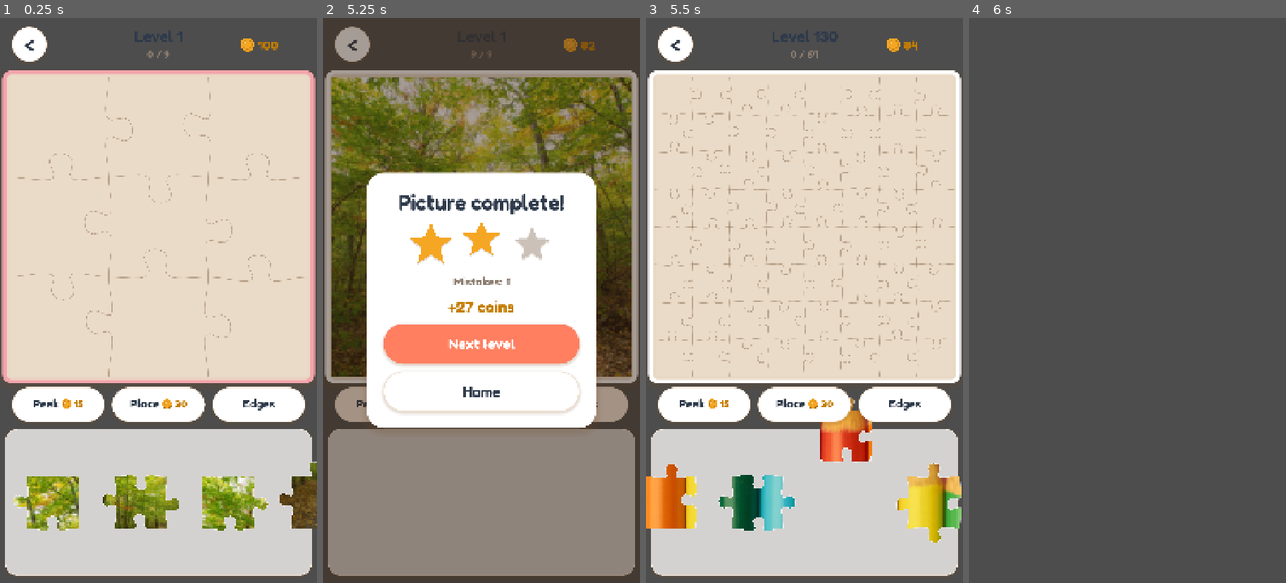
Above: before the commit, frames 1-4 (left to right).
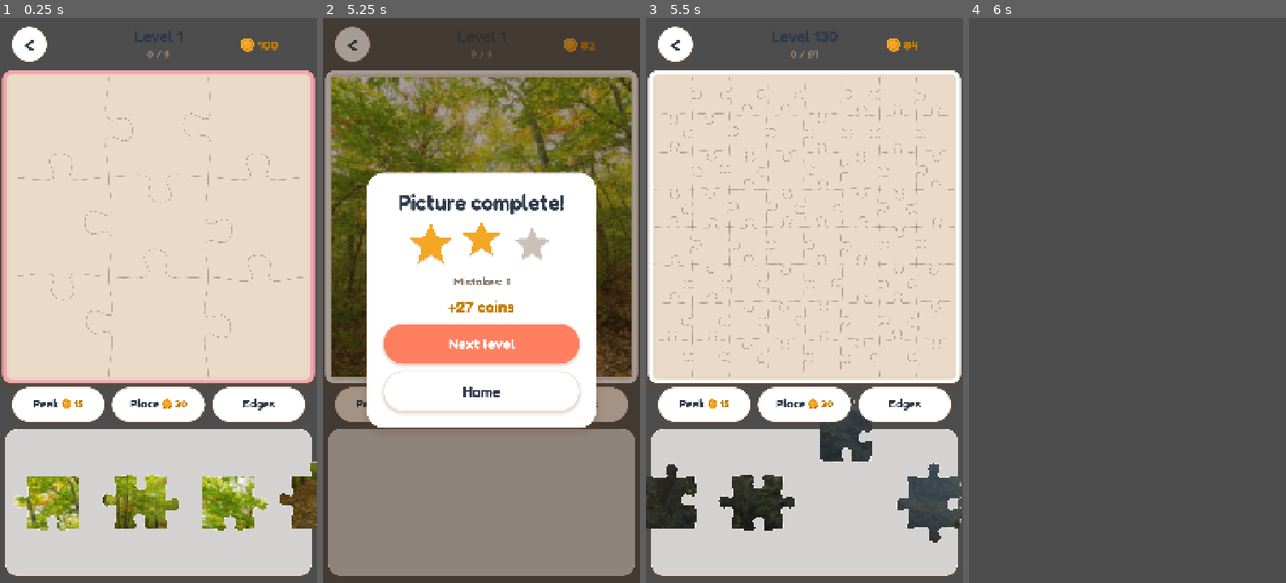
Above: after the commit, the same moments.

Repository: abdelrhmn-ismail/Jigwave-Game
Game: Godot game, scene res://tests/smoke_test.tscn
The game is run twice, just before and just after one commit, with the same random seed, the same clock (stepped at 60 frames per second) and the same inputs. This scene is started directly instead of the project's main scene.
Inputs (mouse positions are in pixels of both pictures, inside the frame that each line leads up to):
- Up to frame 1 (0.25 s): no input
- Up to frame 2 (5.25 s): click "<" at 0.5 s; click (380, 402) at 1.27 s; click (481, 402) at 2.02 s; click (582, 402) at 2.77 s; click "<" at 3.5 s; click "<" at 4.25 s; click "Next level" at 5 s
- Up to frame 3 (5.5 s): no input
- Up to frame 4 (6 s): click (1127, 402) at 5.77 s

Frames 1-2 are identical in both runs. In frame 3, 5.7% of the frame differs, in the area x 0-100%, y 67-93%; in frame 4, nothing differs.

Commit message:
Google Play kit: listing, screenshots, privacy policy; Arabic text fixes
- store/: listing texts in English and Arabic, Play Console answers
  (no ads, no data, content rating, target audience) and release steps,
  512 full-square icon, 1024x500 feature graphic and seven 1080x1920
  screenshots. store/ is ignored by Godot and excluded from exports.
- PRIVACY.md: no data collected, on-device saves only, vibration only.
- --shot-size=WxH renders exact-size screenshots in an off-screen
  SubViewport (the window can't be 1920 px tall on this monitor).
- Labels and buttons pick their direction from their own text, so Arabic
  reads right even on LTR-pinned screens; the piece counter stays '8 / 16'.
- Removed two pictures (a still life with a dead bird, a shop sign).

Co-Authored-By: Claude Opus 5.5 <noreply@anthropic.com>

Diff:
--- a/assets/puzzles/catalog.json
+++ b/assets/puzzles/catalog.json
@@ -539,17 +539,6 @@
   "openverse_id": "e9ffd26c-2dc5-4d34-9034-0220e62b9cac"
  },
  {
-  "id": "art_008",
-  "category": "art",
-  "file": "res://assets/puzzles/art/art_008.jpg",
-  "thumb": "res://assets/puzzles/thumbs/art_008.jpg",
-  "title": "File:Still-life by José Agustín Arrieta, San Diego Museum of Art.JPG",
-  "creator": "Wmpearl",
-  "license": "cc0",
-  "landing_url": "https://commons.wikimedia.org/w/index.php?curid=19700610",
-  "openverse_id": "31217dea-cebf-4bbd-8617-1ca55e633485"
- },
- {
   "id": "art_009",
   "category": "art",
   "file": "res://assets/puzzles/art/art_009.jpg",
@@ -726,17 +715,6 @@
   "openverse_id": "ec15af2b-6308-4fc1-aa6f-01b860822b58"
  },
  {
-  "id": "food_014",
-  "category": "food",
-  "file": "res://assets/puzzles/food/food_014.jpg",
-  "thumb": "res://assets/puzzles/thumbs/food_014.jpg",
-  "title": "Spice market in Marrakech (Morocco)",
-  "creator": "Reyes Martínez",
-  "license": "cc0",
-  "landing_url": "https://wordpress.org/photos/photo/7462250872/",
-  "openverse_id": "67f379b4-5484-4e0e-aa3e-f1db488ce75c"
- },
- {
   "id": "food_015",
   "category": "food",
   "file": "res://assets/puzzles/food/food_015.jpg",
--- a/scenes/main.gd
+++ b/scenes/main.gd
@@ -7,10 +7,15 @@
 ##   --screen=home|gallery|puzzle|puzzle-half|complete
 ##   --level=<n>       level to open with --screen=puzzle*
 ##   --lang=<code>     preview a language without saving it
-##   --shot=<file>     save a screenshot after ~1.5 s, then quit
+##   --shot=<file>     save a screenshot after ~2.6 s, then quit
+##   --shot-size=WxH   render the shot at this size (e.g. 1080x1920 for
+##                     Google Play) even if the window can't be that big
 
 var current: Node
 var ui_layer: CanvasLayer
+## Where the background and screens live: this node, or an off-screen
+## SubViewport when --shot-size asks for an exact screenshot size.
+var host: Node
 
 
 ## Static background behind every screen (drawn once): warm cream paper
@@ -41,9 +46,18 @@
 
 
 func _ready() -> void:
-	add_child(Background.new())
+	host = self
+	for arg in OS.get_cmdline_user_args():
+		if arg.begins_with("--shot-size="):
+			var wh := arg.trim_prefix("--shot-size=").split("x")
+			var vp := SubViewport.new()
+			vp.size = Vector2i(int(wh[0]), int(wh[1]))
+			vp.render_target_update_mode = SubViewport.UPDATE_ALWAYS
+			add_child(vp)
+			host = vp
+	host.add_child(Background.new())
 	ui_layer = CanvasLayer.new()
-	add_child(ui_layer)
+	host.add_child(ui_layer)
 	Lang.language_changed.connect(_on_language_changed)
 
 	var screen := ""
@@ -75,13 +89,15 @@
 		_:
 			show_home()
 	if shot != "":
-		_take_screenshot(shot)
+		# The "complete" preview needs time for its stars to finish.
+		_take_screenshot(shot, 4.0 if screen == "complete" else 2.6)
 
 
-func _take_screenshot(path: String) -> void:
-	await get_tree().create_timer(2.6).timeout
+func _take_screenshot(path: String, delay: float) -> void:
+	await get_tree().create_timer(delay).timeout
 	await RenderingServer.frame_post_draw
-	get_viewport().get_texture().get_image().save_png(path)
+	var vp: Viewport = host if host is Viewport else get_viewport()
+	vp.get_texture().get_image().save_png(path)
 	print("screenshot saved: ", path)
 	get_tree().quit()
 
@@ -150,7 +166,7 @@
 	if screen is Control:
 		ui_layer.add_child(screen)
 	else:
-		add_child(screen)
+		host.add_child(screen)
 
 
 func _on_language_changed() -> void:
--- a/scenes/puzzle_screen.gd
+++ b/scenes/puzzle_screen.gd
@@ -169,6 +169,7 @@
 	title_label = UIKit.label(title, 54)
 	hud.add_child(title_label)
 	progress_label = UIKit.label("", 36, UIKit.TEXT_DIM)
+	progress_label.text_direction = Control.TEXT_DIRECTION_LTR # "8 / 16", never "16 / 8"
 	hud.add_child(progress_label)
 	coins_box = UIKit.coin_pill(46)
 	hud.add_child(coins_box)
--- a/ui/ui_kit.gd
+++ b/ui/ui_kit.gd
@@ -40,6 +40,9 @@
 static func label(text: String, font_size: int, color: Color = TEXT) -> Label:
 	var l := Label.new()
 	l.text = text
+	# Direction from the text itself (Arabic right-to-left, English left-to-
+	# right), even on screens whose layout is pinned left-to-right.
+	l.text_direction = Control.TEXT_DIRECTION_AUTO
 	l.horizontal_alignment = HORIZONTAL_ALIGNMENT_CENTER
 	l.vertical_alignment = VERTICAL_ALIGNMENT_CENTER
 	l.mouse_filter = Control.MOUSE_FILTER_IGNORE
@@ -73,6 +76,7 @@
 static func button(text: String, min_size: Vector2, font_size: int, color: Color = BUTTON) -> Button:
 	var b := Button.new()
 	b.text = text
+	b.text_direction = Control.TEXT_DIRECTION_AUTO
 	b.custom_minimum_size = min_size
 	b.focus_mode = Control.FOCUS_NONE
 	b.add_theme_font_size_override("font_size", font_size)
Binary file removed: assets/puzzles/art/art_008.jpg
Not shown, removed: assets/puzzles/art/art_008.jpg.import
Binary file removed: assets/puzzles/food/food_014.jpg
Not shown, removed: assets/puzzles/food/food_014.jpg.import
Binary file removed: assets/puzzles/thumbs/art_008.jpg
Not shown, removed: assets/puzzles/thumbs/art_008.jpg.import
Binary file removed: assets/puzzles/thumbs/food_014.jpg
Not shown, removed: assets/puzzles/thumbs/food_014.jpg.import
Not shown, changed: export_presets.cfg
Not shown, added: store/.gdignore
Binary file added: store/app_icon_512.png
Binary file added: store/feature_graphic_1024x500.png
(and 12 more such lines)
